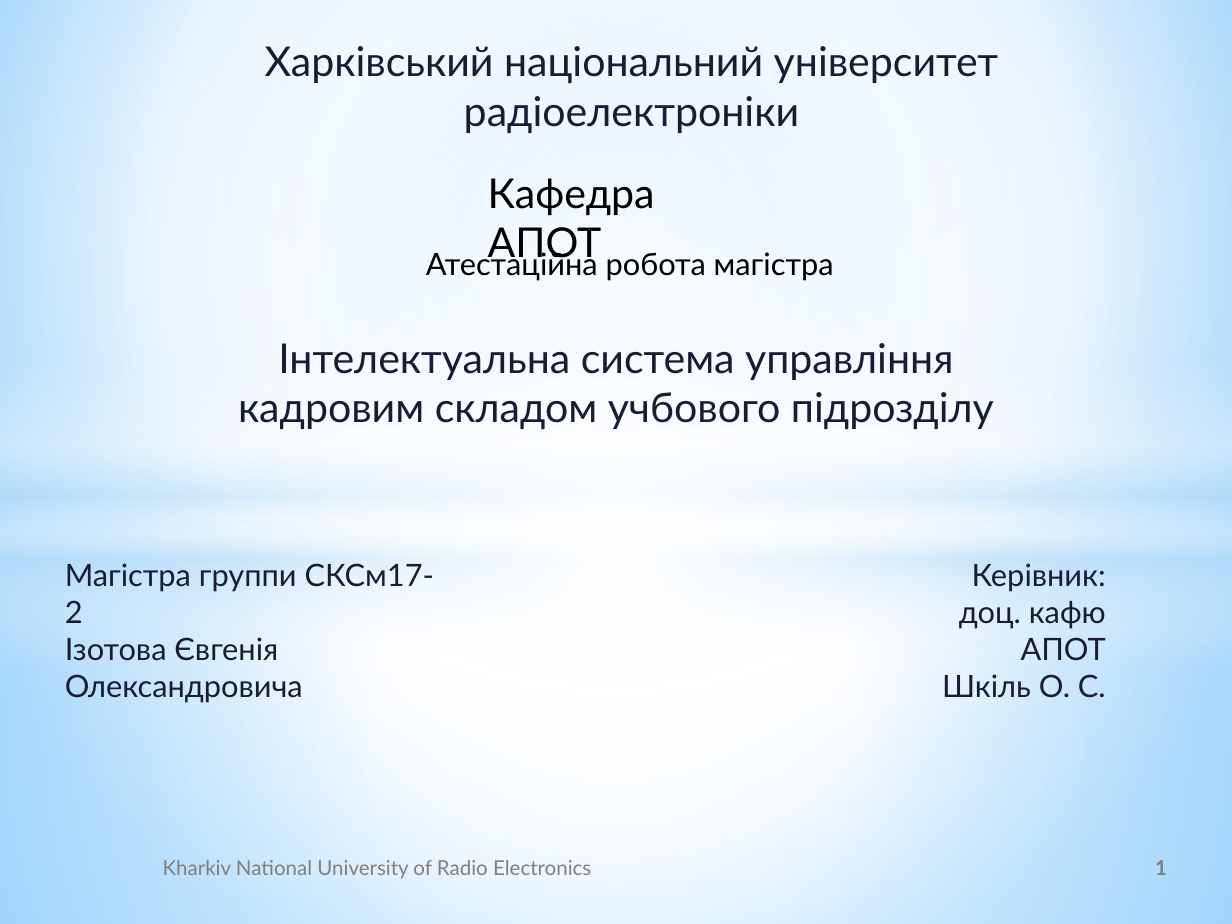
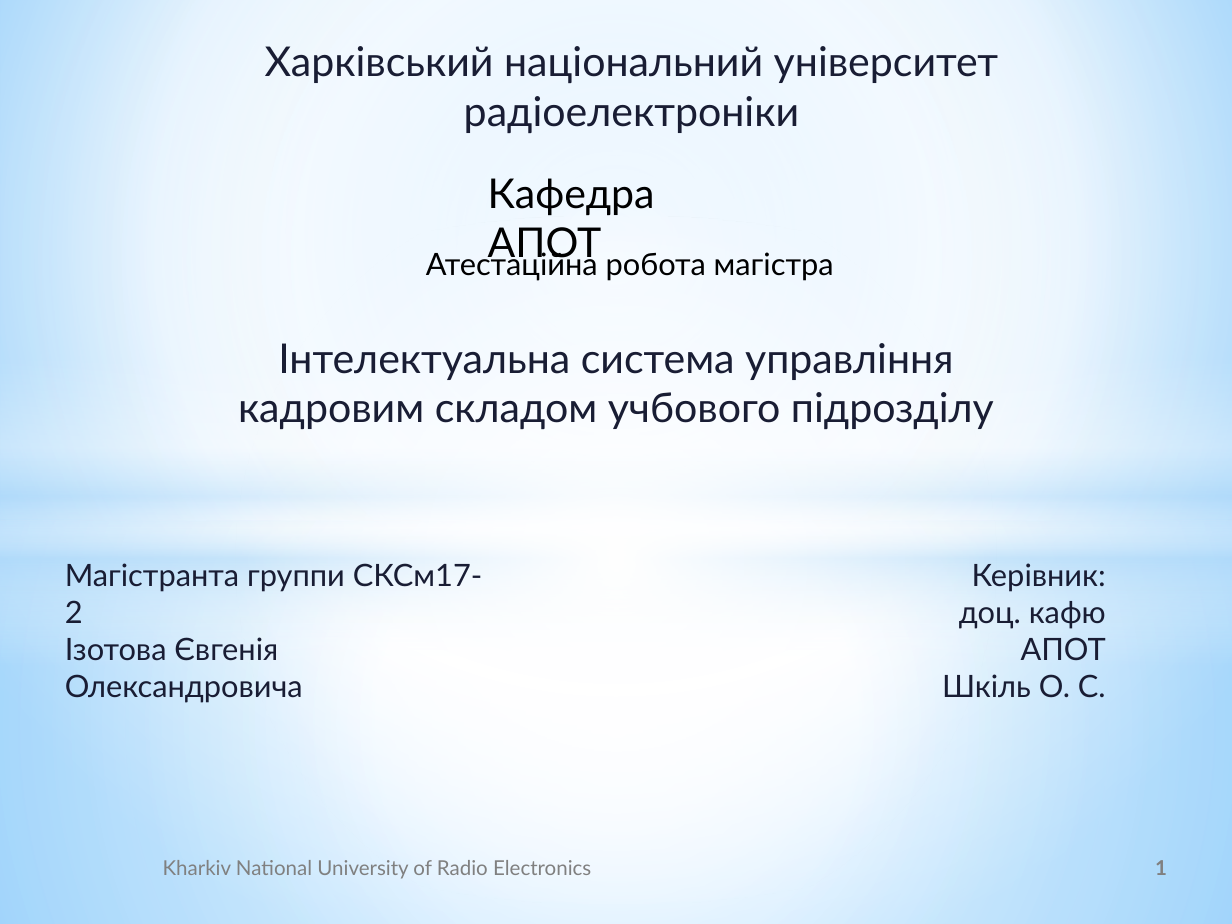
Before and after one commit to UdgineIzotov/diplom-doc, a slide deck: slide 1 of root/Ізотов_Презентация.pptx. Drawn at 1232x924 pixels with LibreOffice and Linux fonts; fonts in the diff are those of the drawing; background and template pictures are left out. Boxes give left, top, right and bottom in pixels: in the first picture for what was removed or moved away, otherwise in the second. Text is boxed around its words. In the diff, an @@ line names an element or a change of style, - is before the commit and + after.

```diff
--- a/root/Ізотов_Презентация.pptx
+++ b/root/Ізотов_Презентация.pptx
@@ text at bbox=[65, 563, 483, 623]: text changed @@
-Магістра группи СКСм17-2
+Магістранта группи СКСм17-2
```
Also in this commit, not shown: 11 other slides changed, 2 slides added, 1 slide removed, 4 other files.
